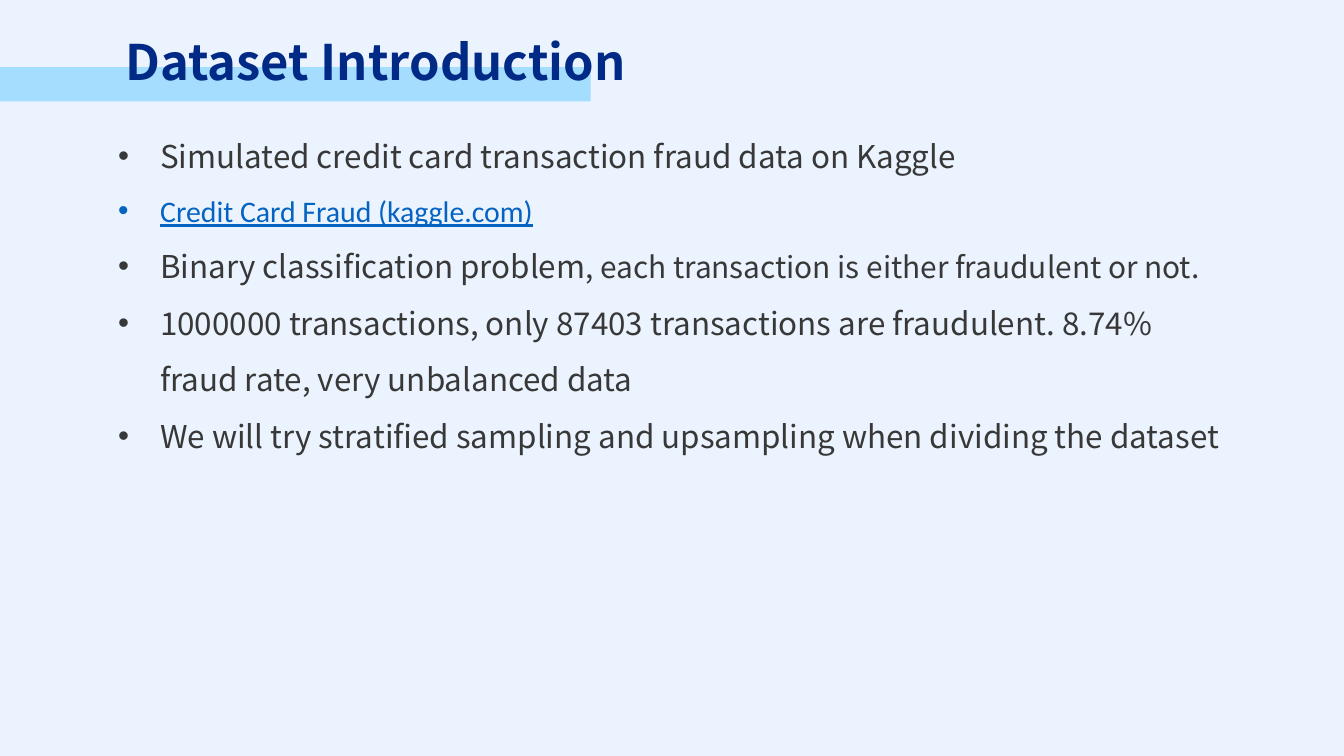
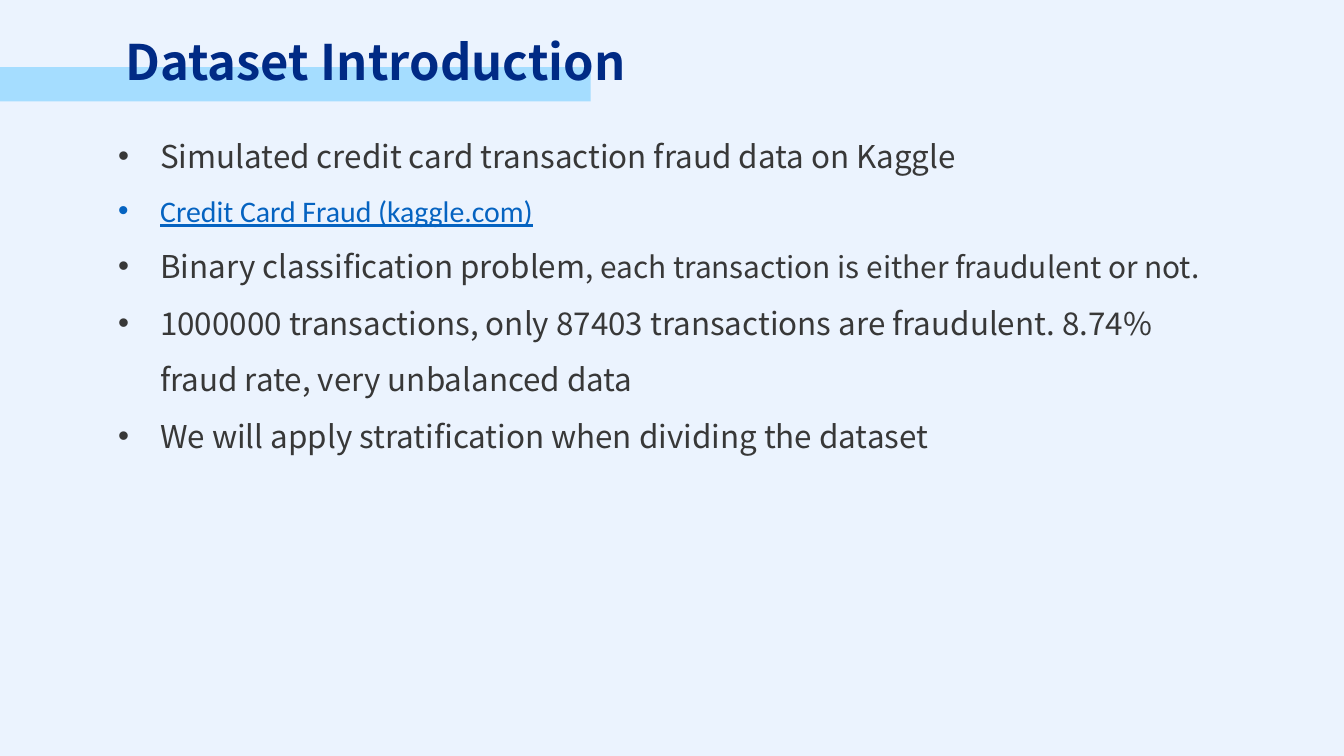
Before and after one commit to PSTAT197-F23/PSTAT197A_FP_Group1, a slide deck: slide 2 of scripts/drafts/PRESENTATION.pptx (slide 4 before the commit). Drawn at 1344x756 pixels with LibreOffice and Linux fonts; fonts in the diff are those of the drawing. Boxes give left, top, right and bottom in pixels: in the first picture for what was removed or moved away, otherwise in the second. Text is boxed around its words. In the diff, an @@ line names an element or a change of style, - is before the commit and + after.

```diff
--- a/scripts/drafts/PRESENTATION.pptx
+++ b/scripts/drafts/PRESENTATION.pptx
@@ text at [160,422,928,456]: text changed @@
-• We will try stratified sampling and upsampling when dividing the dataset
+• We will apply stratification when dividing the dataset
```
Also in this commit, not shown: 3 other slides changed, 2 slides removed.
